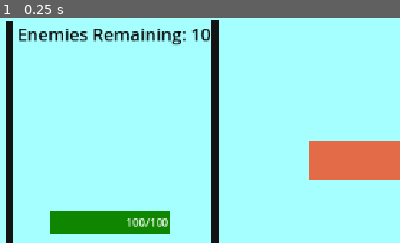
Above: before the commit, frame 1.
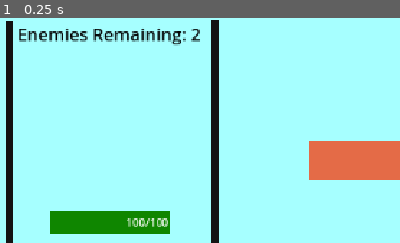
Above: after the commit, the same moment.

Repository: ninjadragonliu/Something
Game: Godot game, scene res://Scenes/world.tscn
The game is run twice, just before and just after one commit, with the same random seed, the same clock (stepped at 60 frames per second) and the same inputs. The project has no main scene, so this scene is started directly.
Inputs:
- Up to frame 1 (0.25 s): no input
The pictures show only the part of the screen within x 37-87%, y 0-50%; the shares and areas given below are measured in that part.

The runs differ from the first frame. In frame 1, 0.2% of the frame differs, in the area x 47-53%, y 4-11%.

Commit message:
added functionality for clear_screen

Diff:
--- a/something/Scenes/world.tscn
+++ b/something/Scenes/world.tscn
@@ -1,8 +1,9 @@
-[gd_scene load_steps=10 format=3 uid="uid://dlhpeoka1b654"]
+[gd_scene load_steps=11 format=3 uid="uid://dlhpeoka1b654"]
 
 [ext_resource type="Script" uid="uid://b3vn5535ocs7l" path="res://Scripts/world.gd" id="1_a02cp"]
 [ext_resource type="PackedScene" uid="uid://bgbd8dgd1ug5c" path="res://nodes/player.tscn" id="2_5a7ea"]
 [ext_resource type="Script" uid="uid://b6x87sv7lgrec" path="res://Scripts/enemies.gd" id="3_5a7ea"]
+[ext_resource type="PackedScene" uid="uid://umxr8kup42na" path="res://nodes/clear_window.tscn" id="4_8j60k"]
 
 [sub_resource type="CanvasTexture" id="CanvasTexture_yp4wr"]
 
@@ -27,6 +28,7 @@
 grow_horizontal = 2
 grow_vertical = 2
 script = ExtResource("1_a02cp")
+clear_screen = ExtResource("4_8j60k")
 metadata/_edit_lock_ = true
 
 [node name="Background" type="TextureRect" parent="."]
@@ -78,6 +80,8 @@
 offset_right = 671.0
 offset_bottom = 310.0
 texture = SubResource("CanvasTexture_5a7ea")
+metadata/_edit_group_ = true
+metadata/_edit_lock_ = true
 
 [node name="Label" type="Label" parent="Health"]
 layout_mode = 0
@@ -89,6 +93,7 @@
 
 [node name="Player" parent="." instance=ExtResource("2_5a7ea")]
 position = Vector2(587, 394)
+metadata/_edit_lock_ = true
 
 [node name="Left" type="Button" parent="."]
 layout_mode = 1
@@ -118,6 +123,7 @@
 text = ">"
 
 [node name="LineLeft" type="Area2D" parent="."]
+metadata/_edit_group_ = true
 
 [node name="Line2D" type="Line2D" parent="LineLeft"]
 points = PackedVector2Array(440, 5, 440, 247, 440, 462)
@@ -128,6 +134,7 @@
 shape = SubResource("RectangleShape2D_5a7ea")
 
 [node name="LineRight" type="Area2D" parent="."]
+metadata/_edit_group_ = true
 
 [node name="Line2D2" type="Line2D" parent="LineRight"]
 points = PackedVector2Array(736, 2, 736, 229, 736, 463)
@@ -139,6 +146,7 @@
 
 [node name="Enemies2" type="Node2D" parent="."]
 script = ExtResource("3_5a7ea")
+enemies_amount = 2
 
 [node name="EnemiesRemaining" type="Label" parent="."]
 layout_mode = 1
@@ -153,6 +161,7 @@
 theme_override_colors/font_color = Color(0, 0, 0, 1)
 theme_override_font_sizes/font_size = 25
 text = "Enemies Remaing : 10"
+metadata/_edit_lock_ = true
 
 [connection signal="pressed" from="Left" to="." method="_on_left_pressed"]
 [connection signal="pressed" from="Right" to="." method="_on_right_pressed"]
--- a/something/Scripts/enemies.gd
+++ b/something/Scripts/enemies.gd
@@ -2,7 +2,7 @@
 
 var enemies_num = 0
 
-var enemies_amount = 10
+@export var enemies_amount = 10
 var enemies_speed = 1
 var boss_speed = 1.5
 var spawn_duration = 0.1
--- a/something/Scripts/global.gd
+++ b/something/Scripts/global.gd
@@ -3,4 +3,4 @@
 var max_health = 100
 var health = max_health
 var player_id
-var player_name
+var player_name = "John Doe"
--- /dev/null
+++ b/something/Scripts/window.gd
@@ -0,0 +1,7 @@
+extends Window
+
+
+
+func _on_ok_pressed() -> void:
+	get_tree().change_scene_to_file("res://Scenes/overworld_map.tscn")
+	self.hide()
--- a/something/Scripts/world.gd
+++ b/something/Scripts/world.gd
@@ -3,9 +3,12 @@
 @onready var player = get_tree().get_nodes_in_group("player")[0]
 @onready var enemies = $Enemies2
 
+@export var clear_screen : PackedScene
+
 var enemy_in_range_left
 var enemy_in_range_right
 var enemies_remaining
+var level_cleared = false
 
 func _ready() -> void:
 	enemies_remaining = enemies.enemies_amount
@@ -24,13 +27,22 @@
 
 func _process(delta: float) -> void:
 	$Health/Label.text = str(Global.health) + "/100"
-	#for i in range(5):
-		#enemies.spawn_enemy()
-	#enemies.spawn_enemy()
 	$EnemiesRemaining.text = "Enemies Remaining: " + str(enemies_remaining)
+
+	if enemies_remaining == 0 and not level_cleared:
+		clear_level()  # Call clear level only once
+		level_cleared = true  # Set flag to prevent re-triggering
+
 
 func _on_player_damaged():
 	enemies_remaining -= 1  # Decrease enemy count when player is hit
+
+func clear_level():
+	if clear_screen:
+		var popup = clear_screen.instantiate()
+		get_tree().root.add_child(popup)
+
+		popup.call_deferred("popup_centered")
 
 func _on_left_pressed() -> void:
 	if enemy_in_range_left:
--- /dev/null
+++ b/something/nodes/clear_window.tscn
@@ -0,0 +1,209 @@
+[gd_scene load_steps=7 format=3 uid="uid://umxr8kup42na"]
+
+[ext_resource type="Script" uid="uid://cgs1w7tkoecon" path="res://Scripts/window.gd" id="1_plr2a"]
+
+[sub_resource type="StyleBoxFlat" id="StyleBoxFlat_c66do"]
+bg_color = Color(0.430905, 0.374954, 0.64342, 1)
+
+[sub_resource type="StyleBoxFlat" id="StyleBoxFlat_fo5ed"]
+bg_color = Color(0.6, 0.6, 0.6, 0.305882)
+
+[sub_resource type="CanvasTexture" id="CanvasTexture_8j60k"]
+
+[sub_resource type="CanvasTexture" id="CanvasTexture_5ukr8"]
+
+[sub_resource type="CanvasTexture" id="CanvasTexture_o06y3"]
+
+[node name="Clear Window" type="Popup"]
+auto_translate_mode = 1
+initial_position = 1
+size = Vector2i(700, 400)
+visible = true
+script = ExtResource("1_plr2a")
+
+[node name="Panel" type="Panel" parent="."]
+anchors_preset = 15
+anchor_right = 1.0
+anchor_bottom = 1.0
+grow_horizontal = 2
+grow_vertical = 2
+theme_override_styles/panel = SubResource("StyleBoxFlat_c66do")
+
+[node name="LevelCompleted" type="Label" parent="."]
+anchors_preset = 5
+anchor_left = 0.5
+anchor_right = 0.5
+offset_left = -122.0
+offset_top = 42.0
+offset_right = 134.0
+offset_bottom = 86.0
+grow_horizontal = 2
+theme_override_font_sizes/font_size = 31
+text = "Lv 0.1 Completed"
+metadata/_edit_lock_ = true
+
+[node name="Currency" type="Label" parent="."]
+anchors_preset = 1
+anchor_left = 1.0
+anchor_right = 1.0
+offset_left = -160.0
+offset_top = 5.0
+offset_right = -44.0
+offset_bottom = 28.0
+grow_horizontal = 0
+text = "Currency: 1000"
+metadata/_edit_lock_ = true
+
+[node name="Ad" type="Button" parent="."]
+anchors_preset = 6
+anchor_left = 1.0
+anchor_top = 0.5
+anchor_right = 1.0
+anchor_bottom = 0.5
+offset_left = -160.0
+offset_top = -41.0
+offset_right = -93.0
+offset_bottom = 21.0
+grow_horizontal = 0
+grow_vertical = 2
+theme_override_font_sizes/font_size = 13
+text = "AD (for double rewards)"
+autowrap_mode = 3
+metadata/_edit_lock_ = true
+
+[node name="Ok" type="Button" parent="."]
+anchors_preset = 7
+anchor_left = 0.5
+anchor_top = 1.0
+anchor_right = 0.5
+anchor_bottom = 1.0
+offset_left = -118.0
+offset_top = -87.0
+offset_right = -50.0
+offset_bottom = -43.0
+grow_horizontal = 2
+grow_vertical = 0
+text = "OK"
+metadata/_edit_lock_ = true
+
+[node name="NextLevel" type="Button" parent="."]
+anchors_preset = 7
+anchor_left = 0.5
+anchor_top = 1.0
+anchor_right = 0.5
+anchor_bottom = 1.0
+offset_left = 34.0
+offset_top = -83.0
+offset_right = 124.0
+offset_bottom = -37.0
+grow_horizontal = 2
+grow_vertical = 0
+text = "Next Level"
+metadata/_edit_lock_ = true
+
+[node name="Stars" type="Panel" parent="."]
+anchors_preset = 5
+anchor_left = 0.5
+anchor_right = 0.5
+offset_left = -61.0
+offset_top = 85.0
+offset_right = 69.0
+offset_bottom = 119.0
+grow_horizontal = 2
+theme_override_styles/panel = SubResource("StyleBoxFlat_fo5ed")
+metadata/_edit_lock_ = true
+
+[node name="GridContainer" type="GridContainer" parent="."]
+anchors_preset = 8
+anchor_left = 0.5
+anchor_top = 0.5
+anchor_right = 0.5
+anchor_bottom = 0.5
+offset_left = -143.0
+offset_top = -34.0
+offset_right = 147.0
+offset_bottom = 22.0
+grow_horizontal = 2
+grow_vertical = 2
+size_flags_horizontal = 3
+size_flags_vertical = 3
+columns = 5
+metadata/_edit_group_ = true
+metadata/_edit_lock_ = true
+
+[node name="Reward 1" type="VBoxContainer" parent="GridContainer"]
+layout_mode = 2
+size_flags_horizontal = 3
+size_flags_vertical = 3
+
+[node name="TextureRect" type="TextureRect" parent="GridContainer/Reward 1"]
+self_modulate = Color(0.415686, 1, 1, 1)
+layout_mode = 2
+size_flags_vertical = 3
+texture = SubResource("CanvasTexture_8j60k")
+
+[node name="Label" type="Label" parent="GridContainer/Reward 1"]
+layout_mode = 2
+text = "x 1"
+
+[node name="Reward 2" type="VBoxContainer" parent="GridContainer"]
+layout_mode = 2
+size_flags_horizontal = 3
+size_flags_vertical = 3
+
+[node name="TextureRect2" type="TextureRect" parent="GridContainer/Reward 2"]
+self_modulate = Color(0.341176, 0.133333, 1, 1)
+layout_mode = 2
+size_flags_vertical = 3
+texture = SubResource("CanvasTexture_5ukr8")
+
+[node name="Label" type="Label" parent="GridContainer/Reward 2"]
+layout_mode = 2
+text = "x 2"
+
+[node name="Reward 3" type="VBoxContainer" parent="GridContainer"]
+layout_mode = 2
+size_flags_horizontal = 3
+size_flags_vertical = 3
+
+[node name="TextureRect3" type="TextureRect" parent="GridContainer/Reward 3"]
+self_modulate = Color(1, 1, 0.301961, 1)
+layout_mode = 2
+size_flags_vertical = 3
+texture = SubResource("CanvasTexture_o06y3")
+
+[node name="Label" type="Label" parent="GridContainer/Reward 3"]
+layout_mode = 2
+text = "x 3"
+
+[node name="Reward 4" type="VBoxContainer" parent="GridContainer"]
+layout_mode = 2
+size_flags_horizontal = 3
+size_flags_vertical = 3
+
+[node name="TextureRect3" type="TextureRect" parent="GridContainer/Reward 4"]
+self_modulate = Color(0.317647, 1, 0.301961, 1)
+layout_mode = 2
+size_flags_vertical = 3
+texture = SubResource("CanvasTexture_o06y3")
+
+[node name="Label" type="Label" parent="GridContainer/Reward 4"]
+layout_mode = 2
+text = "x 3"
+
+[node name="Reward 5" type="VBoxContainer" parent="GridContainer"]
+layout_mode = 2
+size_flags_horizontal = 3
+size_flags_vertical = 3
+
+[node name="TextureRect3" type="TextureRect" parent="GridContainer/Reward 5"]
+self_modulate = Color(1, 0.0941176, 0.301961, 1)
+layout_mode = 2
+size_flags_vertical = 3
+texture = SubResource("CanvasTexture_o06y3")
+
+[node name="Label" type="Label" parent="GridContainer/Reward 5"]
+layout_mode = 2
+text = "x 3"
+
+[connection signal="pressed" from="Ok" to="." method="_on_ok_pressed"]
Not shown, added: something/Scripts/window.gd.uid
